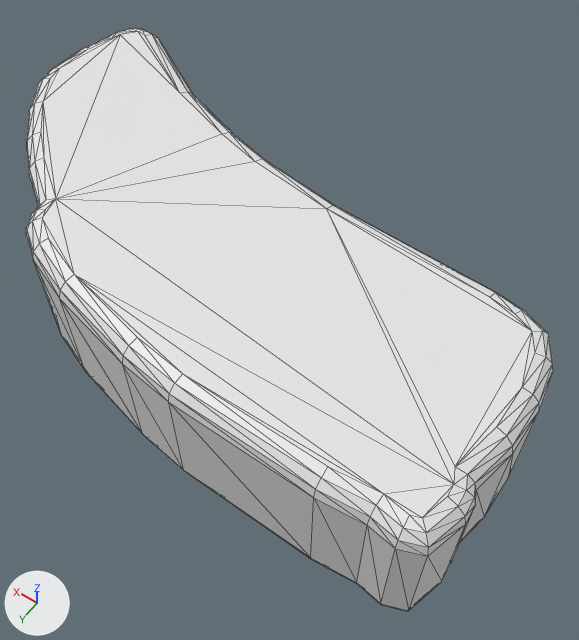
Before and after pictures for a commit that changed the OBJ model assets/GenericPro/right_bumper.obj.
Both versions are drawn from a 50 mm camera at (0.588, 1.285, 0.713) aimed at (0.864, 0.898, 0.104). Every picture has the same lights, and +X, +Y and +Z are marked at lower left. The first picture is the older version. Mesh edges are drawn as thin lines. Where no turn or scale is listed for an object, it has been applied to the vertices. Vertices at exactly the same position are counted once.

In view in the first picture: 'right_bumper'.
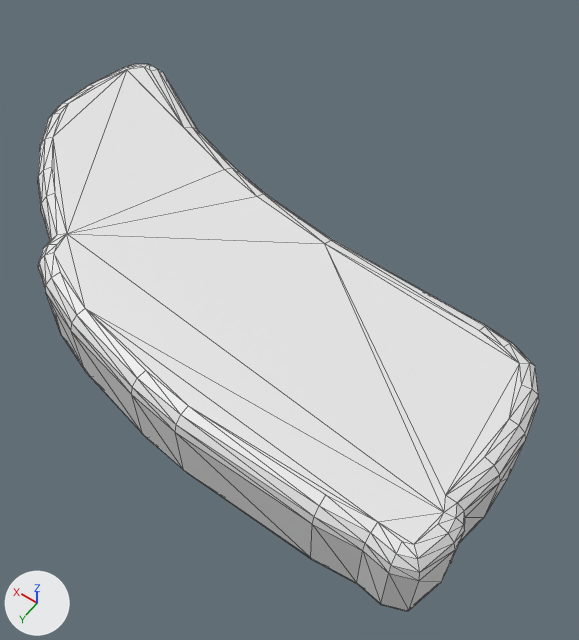
The newer file is also turned or shifted as a whole; pictures and numbers use the older file's frame.

Changed parts and their boxes [x1, y1, x2, y2] in the pictures (579 x 640 px):
'right_bumper', reshaped (6% shorter): before [26, 29, 553, 611]; after [38, 64, 539, 611]

What changed in the scene script:
```text
Change me_right_bumper:
    used by ob_right_bumper; location = (0.0, 0.0, 0.0)
    remove me_right_bumper.from_pydata(...)  # 272 vertices, 540 faces; spans x 0.62..1.228, y 0.713..1.072, z 0.062..0.208
    add me_right_bumper.from_pydata(...)  # 272 vertices, 540 faces; spans x 0.62..1.228, y 0.713..1.072, z 0.062..0.163
    me_right_bumper part 1: all 136 vertices in x 0.62..1.228, y 0.713..1.072, z 0.19..0.208 are moved by (0.0, 0.0, -0.045)
```
